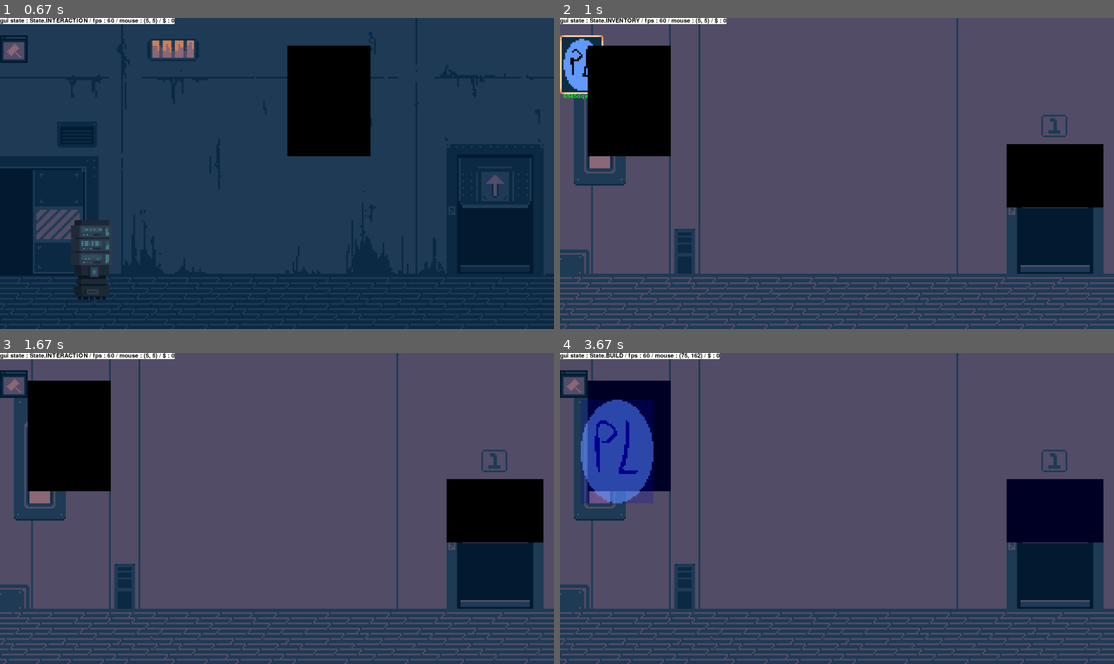
Above: before the commit, frames 1-4 (two rows, left to right).
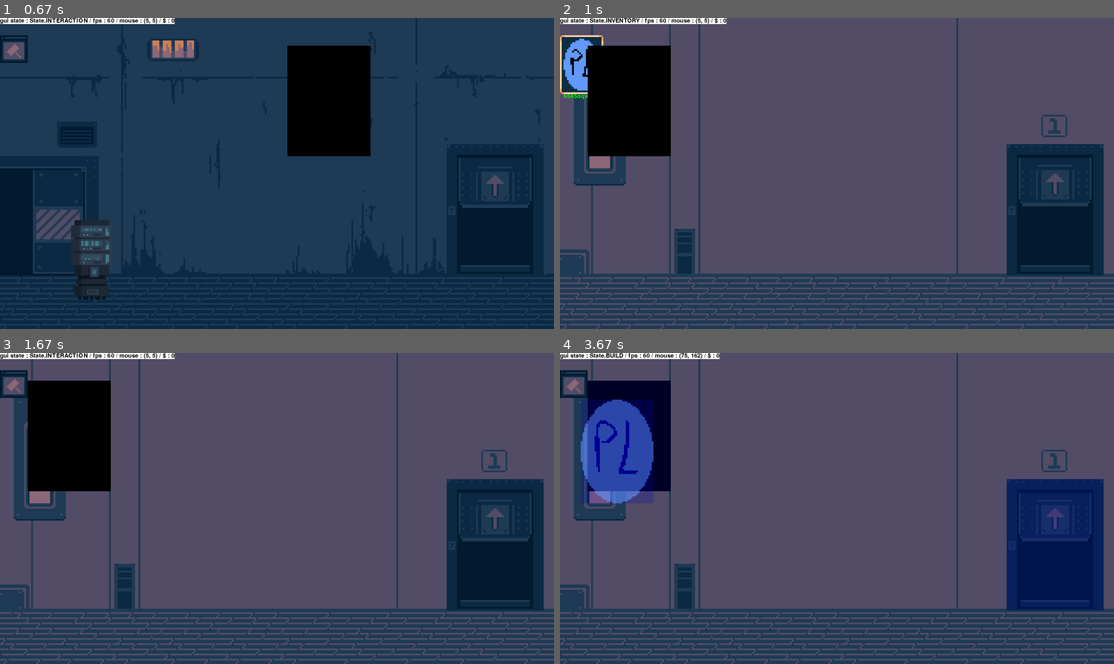
Above: after the commit, the same moments.

Repository: PouchyCorp/TrophNSI
Game: pygame game, started from sources/main.py
Two runs of this game, one before a commit and one after it. Both use one fixed random seed, a clock stepped at 60 frames per second and the inputs below.
Inputs (mouse positions are in pixels of both pictures, inside the frame that each line leads up to):
- Up to frame 1 (0.67 s): tap B at 0.33 s
- Up to frame 2 (1 s): hold Up from 0.67 s (still down); tap Space at 0.73 s; tap B at 0.82 s
- Up to frame 3 (1.67 s): tap Space at 1.03, 1.23, 1.57 s; release Up at 1.13 s; hold Down 1.17-1.47 s; hold Up from 1.5 s (still down)
- Up to frame 4 (3.67 s): release Up at 1.87 s; click (626, 436) at 1.95 s; hold Down 2.23-2.6 s; tap Space at 2.3, 2.7, 3.03 s; hold Up 2.63-2.93 s; hold Down 2.97-3.27 s; tap B at 3.12 s; click (582, 399) at 3.35 s; hold Up from 3.63 s (still down)

Frame 1 is identical in both runs. In frame 2, 3.7% of the frame differs, in the area x 80-99%, y 40-81%; in frame 3, 3.7%; in frame 4, 7.2%, in the area x 80-99%, y 40-83%.

Commit message:
anim prt

Diff:
--- a/sources/main.py
+++ b/sources/main.py
@@ -52,12 +52,12 @@
 anim = Animation(spritesheet, 0, 7)
 
 
-spritesheet = Spritesheet(sprite.SPRTESHEET_PORTE, (60*6, 100*6))
+spritesheet = Spritesheet(sprite.SPRTESHEET_PORTE, (56*6, 76*6))
 anim_ = Animation(spritesheet, 0, 20)
 
 inventory: Inventory = Inventory()
 inventory.inv.append(Placeable('6545dqw231',Coord(1,(121,50)), sprite.P3))
-#inventory.inv.append(Placeable('6gqeeqd4231', Coord(1, (121, 50)), sprite.P3, anim=anim_, y_constraint=600, tag="decoration"))
+#inventory.inv.append(Placeable('6gqeeqd4231', Coord(1, (121, 50)), sprite.P3, anim=anim_, tag="decoration"))
 #inventory.inv.append(Placeable('654564231',Coord(1,(121,50)), sprite.P3))
 #inventory.inv.append(Placeable('654564231',Coord(1,(121,50)), sprite.P3))
 
@@ -202,7 +202,8 @@
 
         # anim:
         for placeable in current_room.placed:
-            placeable.update_anim()
+            if not placeable.name == "R2_stairs":
+                placeable.update_anim()
 
         # fps counter / state debug
         WIN.blit(Popup(
--- a/sources/room_config.py
+++ b/sources/room_config.py
@@ -5,8 +5,8 @@
 from pygame import Surface,image,transform
 from objects.anim import Spritesheet,Animation
 
-spritesheet_prt = Spritesheet(sprite.SPRTESHEET_PORTE,(60*20,60*20))
-anim_prt = Animation(spritesheet_prt,0,20)
+spritesheet = Spritesheet(sprite.SPRTESHEET_PORTE, (56*6, 76*6))
+anim_prt = Animation(spritesheet, 0, 20)
 
 #R0
 R0 = Room(0,sprite.BG2)
@@ -24,7 +24,7 @@
 
 #R2
 R2 = Room(2,sprite.BG3)
-R2_stairs = Placeable('R2_stairs', Coord(2,(1551,442)), Surface((335,220)),anim_prt)
+R2_stairs = Placeable('R2_stairs', Coord(2,(1551,442)), Surface((335,220)),anim = anim_prt)
 test_canva = Placeable('test_canva', Coord(2,(100,100)), Surface((48*6,64*6)), "decoration")
 
 R2.placed.append(test_canva)
Binary file changed: data/prte_anim.png
